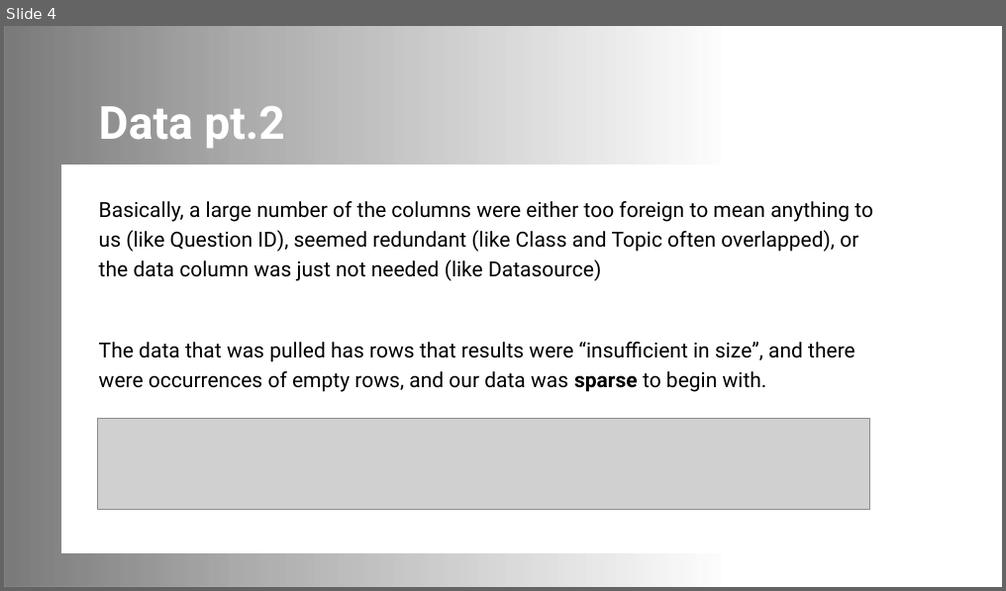
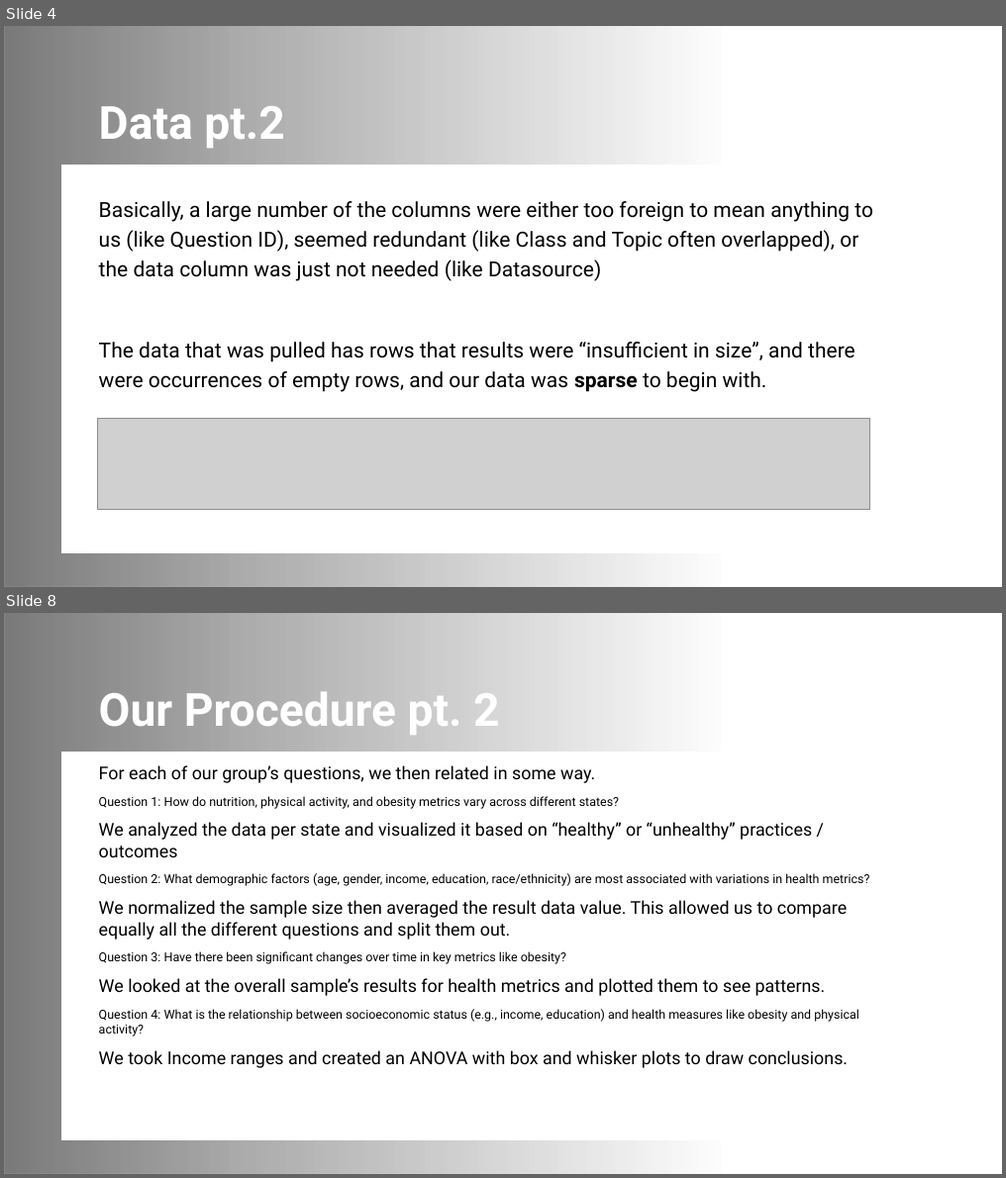
Before and after one commit to HudsonIAState/DS202Final, a slide deck: American Health Final Presentation DS202.pptx. Shown one above the other, each under a label of ours: slide 4 before the commit, slides 4 and 8 after it; the slides between them are not shown. The pictures are 1006x591 and 1006x1178 pixels, drawn with LibreOffice and Linux fonts; fonts in the diff are those of the drawing; grey boxes stand for pictures; background and template pictures are left out. Boxes give left, top, right and bottom in pixels: in the first picture for what was removed or moved away, otherwise in the second. Text is boxed around its words. In the diff, an @@ line names an element or a change of style, - is before the commit and + after.

Commit message:
added the rest of the slides: still needs conclusion

```diff
--- a/American Health Final Presentation DS202.pptx
+++ b/American Health Final Presentation DS202.pptx
@@ slide 8 added at [4, 613, 1002, 1174], background picture (left out); not listed: 1 template element that a slide beside it also shows @@
@@ rectangle added at [4, 613, 1002, 1174], fill #FFFFFF @@
@@ rectangle added at [4, 613, 723, 1174], fill gradient #000000 @@
@@ title added at [99, 691, 499, 735], 44 pt, text #FFFFFF, bold @@
+Our Procedure pt. 2
@@ rectangle added at [61, 752, 927, 1140], fill #FFFFFF, outline #FFFFFF 1 pt @@
@@ subtitle added at [99, 765, 870, 1068], 17 pt, text #000000 @@
+For each of our group’s questions, we then related in some way.
+Question 1: How do nutrition, physical activity, and obesity metrics vary across different states?
+We analyzed the data per state and visualized it based on “healthy” or “unhealthy” practices / outcomes
+Question 2: What demographic factors (age, gender, income, education, race/ethnicity) are most associated with variations in health metrics?
+We normalized the sample size then averaged the result data value. This allowed us to compare equally all the different questions and split them out.
+Question 3: Have there been significant changes over time in key metrics like obesity?
+We looked at the overall sample’s results for health metrics and plotted them to see patterns.
+Question 4: What is the relationship between socioeconomic status (e.g., income, education) and health measures like obesity and physical activity?
+We took Income ranges and created an ANOVA with box and whisker plots to draw conclusions.
```
Also in this commit, not shown: 4 slides changed, 4 other slides added, 1 slide removed, 8 other files.
